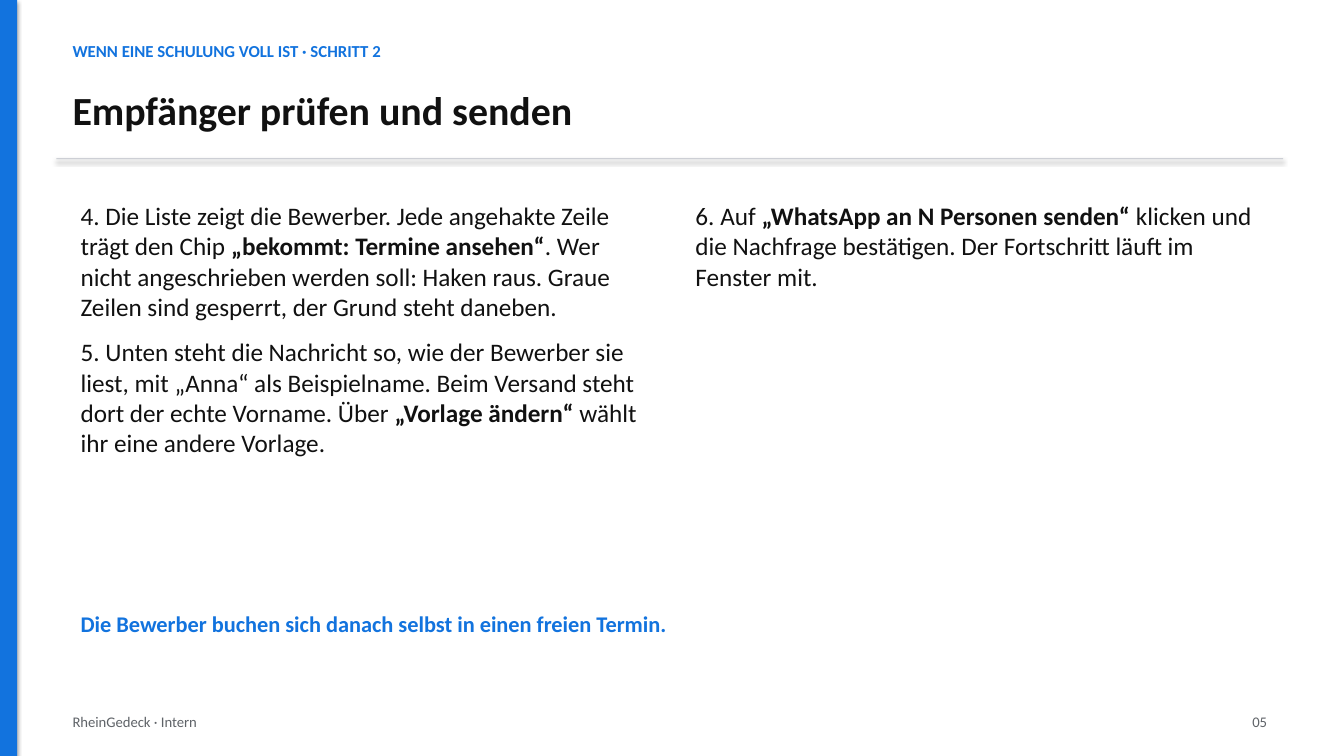
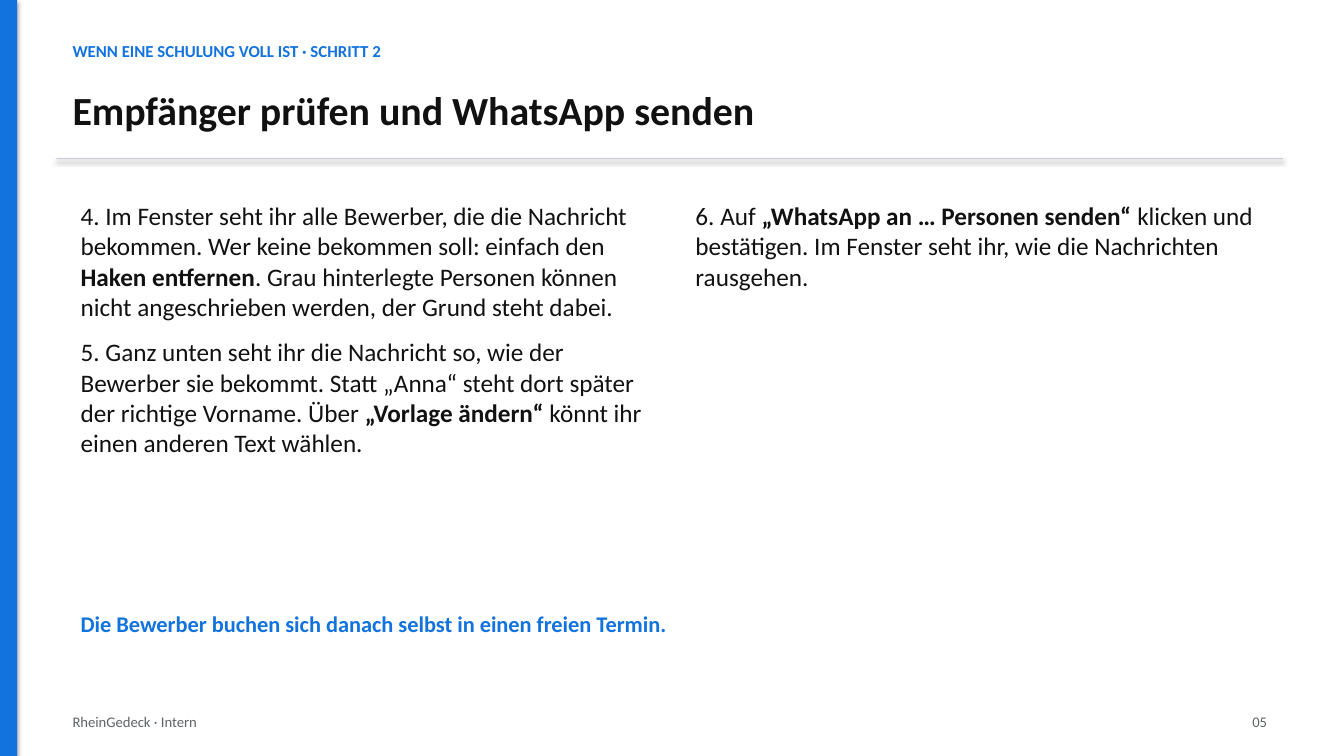
Before and after one commit to martin3r-me/platforms-recruiting, a slide deck: slide 5 of docs/anleitungen/folien/2026-10-08-schulungstermine-umplanen.pptx. Drawn at 1344x756 pixels with LibreOffice and Linux fonts; fonts in the diff are those of the drawing. Boxes give left, top, right and bottom in pixels: in the first picture for what was removed or moved away, otherwise in the second. Text is boxed around its words. In the diff, an @@ line names an element or a change of style, - is before the commit and + after.

```diff
--- a/docs/anleitungen/folien/2026-10-08-schulungstermine-umplanen.pptx
+++ b/docs/anleitungen/folien/2026-10-08-schulungstermine-umplanen.pptx
@@ text at (73,97,754,132): text changed @@
-Empfänger prüfen und senden
+Empfänger prüfen und WhatsApp senden
@@ text at (81,207,642,452): text changed @@
-4. Die Liste zeigt die Bewerber. Jede angehakte Zeile trägt den Chip „bekommt: Termine ansehen“. Wer nicht angeschrieben werden soll: Haken raus. Graue Zeilen sind gesperrt, der Grund steht daneben.
-5. Unten steht die Nachricht so, wie der Bewerber sie liest, mit „Anna“ als Beispielname. Beim Versand steht dort der echte Vorname. Über „Vorlage ändern“ wählt ihr eine andere Vorlage.
+4. Im Fenster seht ihr alle Bewerber, die die Nachricht bekommen. Wer keine bekommen soll: einfach den Haken entfernen. Grau hinterlegte Personen können nicht angeschrieben werden, der Grund steht dabei.
+5. Ganz unten seht ihr die Nachricht so, wie der Bewerber sie bekommt. Statt „Anna“ steht dort später der richtige Vorname. Über „Vorlage ändern“ könnt ihr einen anderen Text wählen.
@@ text at (695,206,1253,291): text changed @@
-6. Auf „WhatsApp an N Personen senden“ klicken und die Nachfrage bestätigen. Der Fortschritt läuft im Fenster mit.
+6. Auf „WhatsApp an … Personen senden“ klicken und bestätigen. Im Fenster seht ihr, wie die Nachrichten rausgehen.
```
Also in this commit, not shown: 1 other slide changed, 2 other files.
